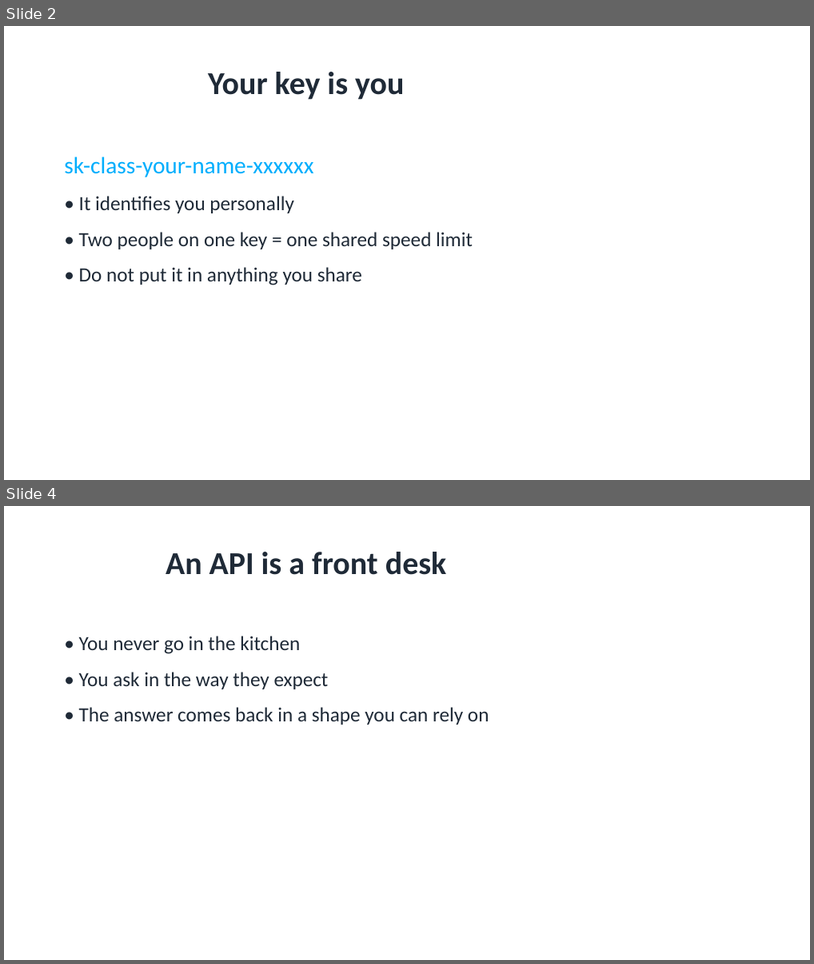
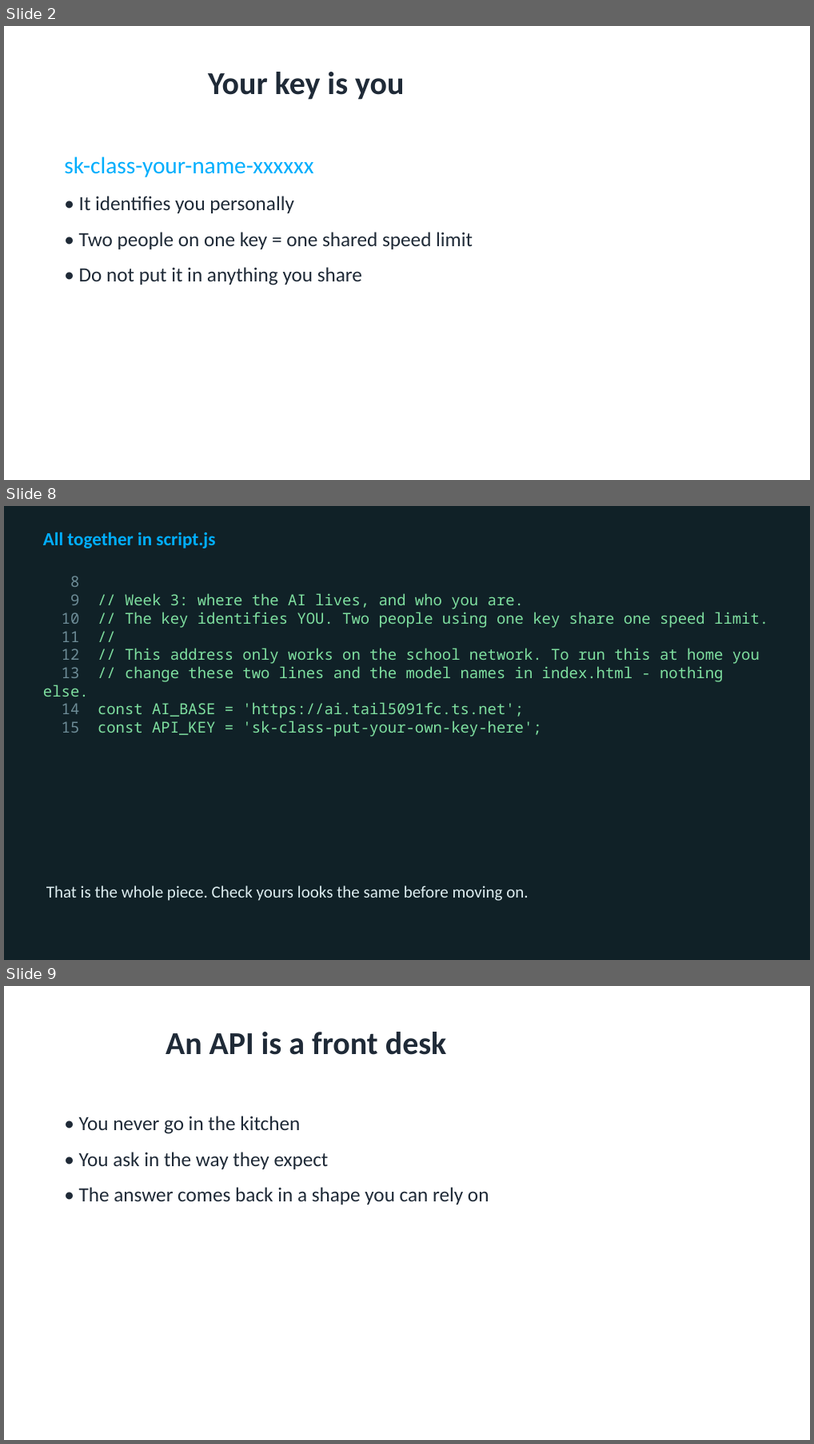
Before and after one commit to utgapps/utgapps.github.io, a slide deck: ai101/slides/week-03.pptx. Shown one above the other, each under a label of ours: slides 2 and 4 before the commit, slides 2, 8 and 9 after it; the slides between them are not shown. The pictures are 814x964 and 814x1444 pixels, drawn with LibreOffice and Linux fonts; fonts in the diff are those of the drawing. Boxes give left, top, right and bottom in pixels: in the first picture for what was removed or moved away, otherwise in the second. Text is boxed around its words. In the diff, an @@ line names an element or a change of style, - is before the commit and + after.

```diff
--- a/ai101/slides/week-03.pptx
+++ b/ai101/slides/week-03.pptx
@@ slide 8 added at [4,506,810,960], background #102127 @@
@@ text added at [43,532,215,548], 22 pt, text #01AEFD, bold @@
+All together in script.js
@@ text added at [43,576,769,736], 18 pt, text #7FE0A0 @@
+8
+9 // Week 3: where the AI lives, and who you are.
+10 // The key identifies YOU. Two people using one key share one speed limit.
+11 //
+12 // This address only works on the school network. To run this at home you
+13 // change these two lines and the model names in index.html - nothing else.
+14 const AI_BASE = 'https://ai.tail5091fc.ts.net';
+15 const API_KEY = 'sk-class-put-your-own-key-here';
@@ text added at [46,885,528,900], 20 pt, text #DCECEF @@
+That is the whole piece. Check yours looks the same before moving on.
@@ what was slide 4 is now slide 9 @@
```
Also in this commit, not shown: 2 slides changed, 17 other slides added, 17 other files.
